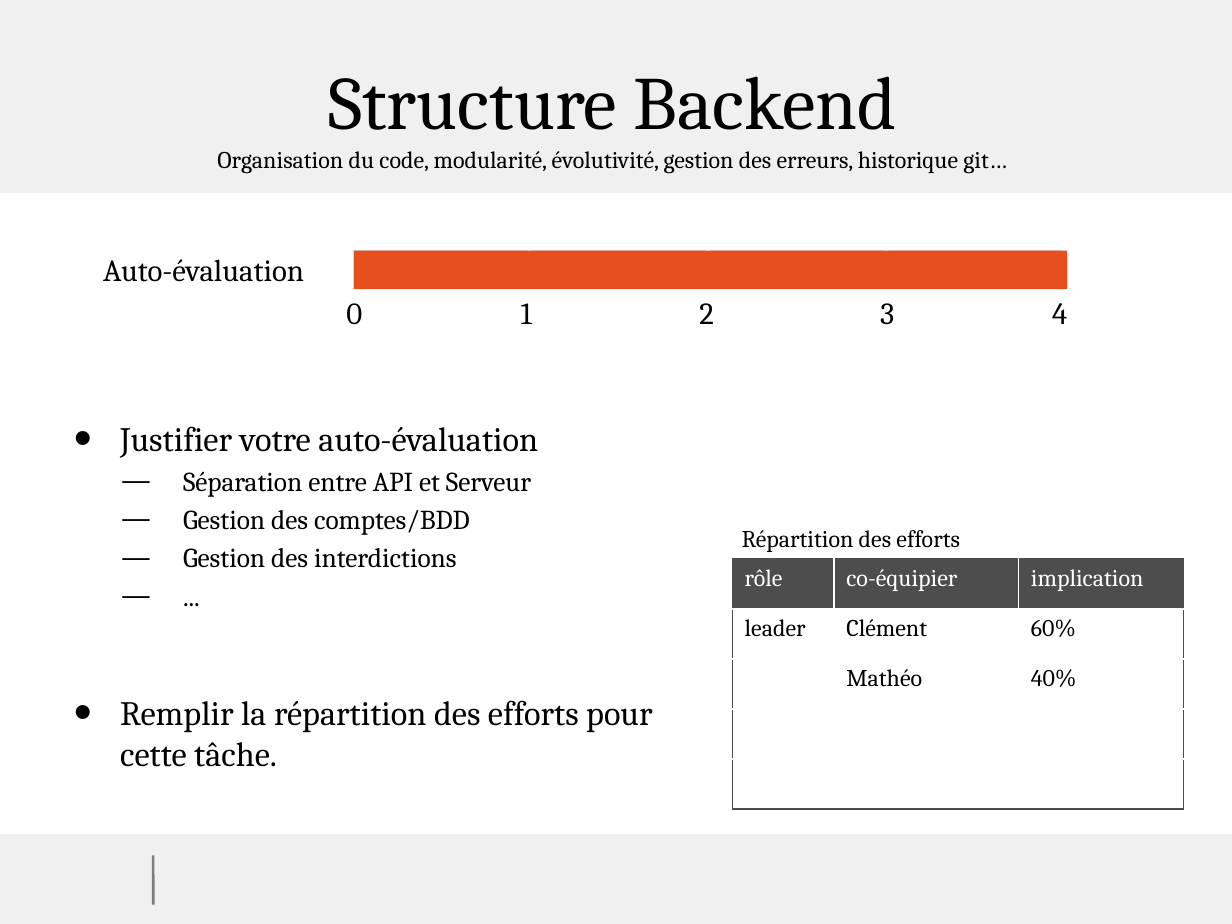
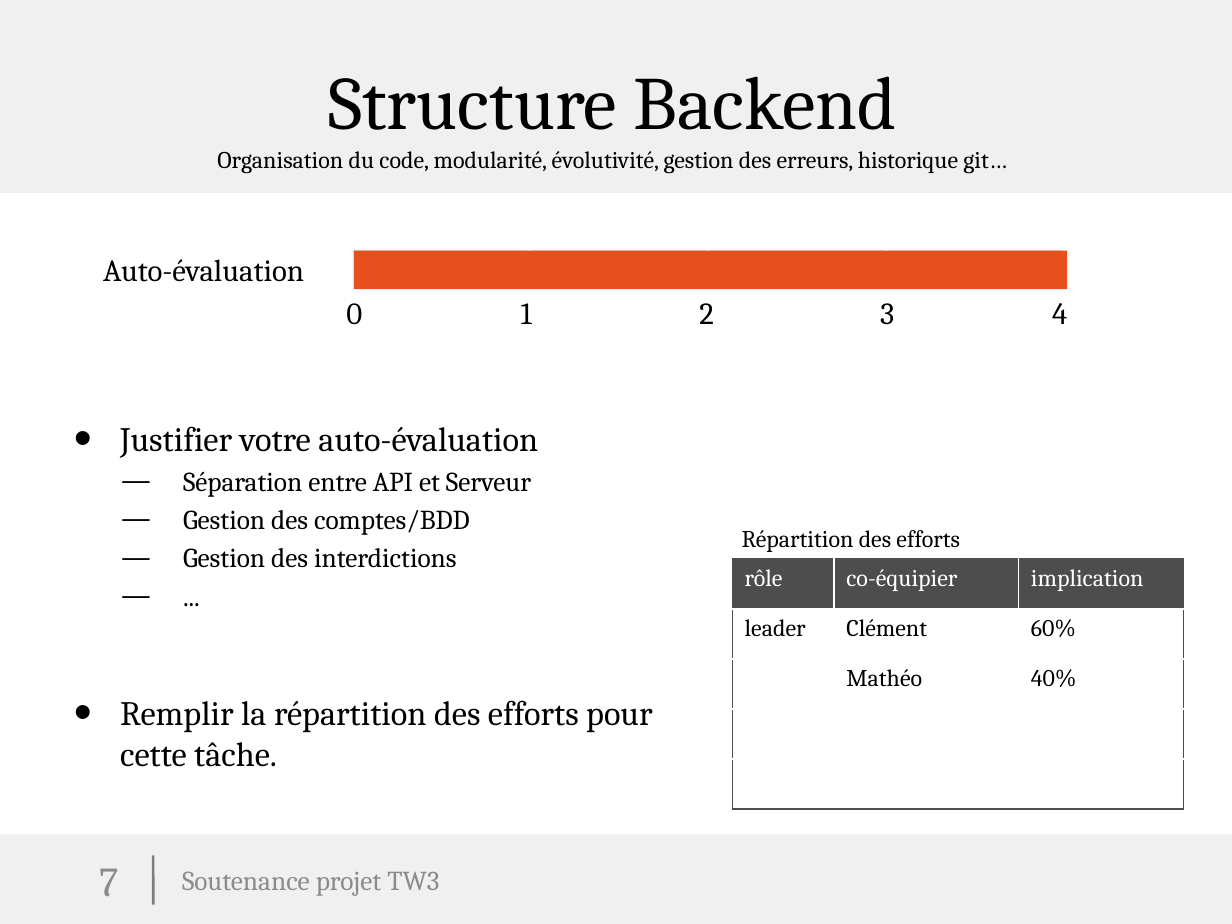
Before and after one commit to Metheor31Game/ProjetTechnoWeb, a slide deck: slide 7 of modele_soutenance_projet_2024.odp. Drawn at 1232x924 pixels with LibreOffice and Linux fonts; fonts in the diff are those of the drawing; background and template pictures are left out. Boxes give left, top, right and bottom in pixels: in the first picture for what was removed or moved away, otherwise in the second. Text is boxed around its words. In the diff, an @@ line names an element or a change of style, - is before the commit and + after.

```diff
--- a/modele_soutenance_projet_2024.odp
+++ b/modele_soutenance_projet_2024.odp
@@ page number added at (99,868,118,896), 24 pt, text #8B8B8B @@
+7
@@ text added at (182,871,439,896), 16 pt, text #8B8B8B @@
+Soutenance projet TW3
```
Also in this commit, not shown: 5 other slides changed.
